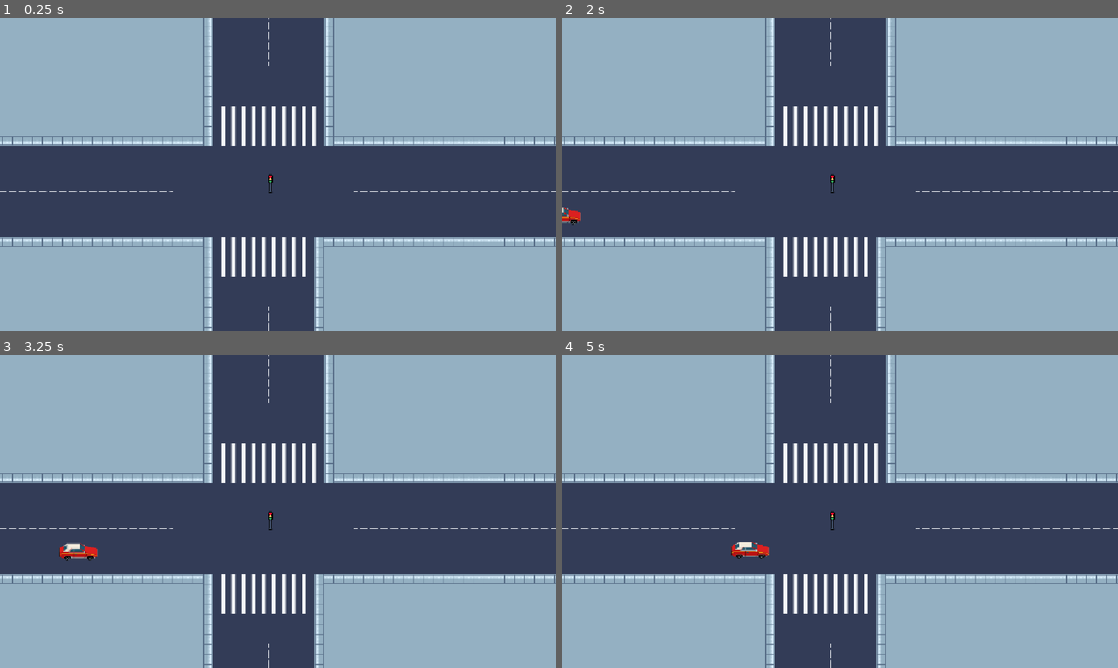
Above: before the commit, frames 1-4 (two rows, left to right).
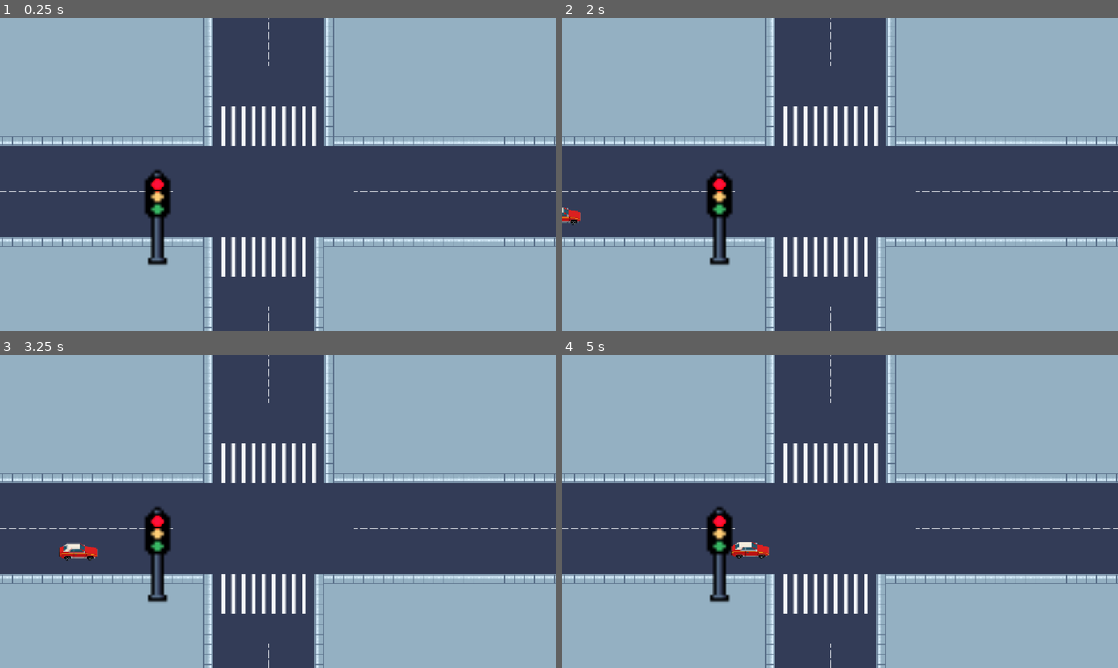
Above: after the commit, the same moments.

Repository: lafgo-fc/game-jam-repoooo
Game: Godot game, scene res://scne/test_one.tscn
Same seed, same stepped clock (60 frames per second), same inputs: the game is played once before the commit and once after it.
Inputs:
- Up to frame 1 (0.25 s): no input
- Up to frame 2 (2 s): tap Enter (ui_accept) at 0.5, 0.77, 1.25, 1.52 s; hold Right (ui_right) from 0.53 s (still down); tap F (traffic control) at 0.6, 1.35 s
- Up to frame 3 (3.25 s): release Right (ui_right) at 2.03 s; hold Left (ui_left) 2.03-2.78 s; tap F (traffic control) at 2.1, 2.85 s; hold Right (ui_right) from 2.78 s (still down); tap Enter (ui_accept) at 3.02 s
- Up to frame 4 (5 s): tap F (traffic control) at 3.6, 4.35 s; tap Enter (ui_accept) at 3.77, 4.52 s; release Right (ui_right) at 4.28 s; hold Left (ui_left) from 4.28 s (still down)

The runs differ from the first frame. In frame 1, 1.1% of the frame differs, in the area x 25-50%, y 48-79%; in frame 2, 1.1%; in frame 3, 1.1%; in frame 4, 1.1%.

Commit message:
added light changes

Diff:
--- a/scne/scripts/traffic.gd
+++ b/scne/scripts/traffic.gd
@@ -1,4 +1,6 @@
 extends CharacterBody2D
+@onready var red_light = $red
+@onready var green_light = $green
 var light : String = "red"
 
 func _process(delta: float) -> void:
@@ -12,6 +14,8 @@
 
 func _light_color() -> void:
 	if light == "red":
-		print("red")
+		red_light.show()
+		green_light.hide()
 	elif light == "green":
-		print("green")
+		green_light.show()
+		red_light.hide()
--- a/scne/test_one.tscn
+++ b/scne/test_one.tscn
@@ -629,7 +629,8 @@
 
 [node name="TrafficLighttt" parent="." unique_id=24907968 instance=ExtResource("3_fsm8h")]
 visibility_layer = 513
-position = Vector2(-61, 12)
+position = Vector2(-209, 5.999998)
+scale = Vector2(5, 5)
 
 [node name="spawnr thing" parent="." unique_id=1807773249 node_paths=PackedStringArray("stop_point", "cross_point", "exit_point", "fuckoff") instance=ExtResource("4_f5p5n")]
 position = Vector2(-708, 84)
--- a/scne/traffic_lighttt.tscn
+++ b/scne/traffic_lighttt.tscn
@@ -30,6 +30,13 @@
 fill = 1
 fill_from = Vector2(0.5, 0.5)
 
+[sub_resource type="Gradient" id="Gradient_ad1rp"]
+
+[sub_resource type="GradientTexture2D" id="GradientTexture2D_454ae"]
+gradient = SubResource("Gradient_ad1rp")
+fill = 1
+fill_from = Vector2(0.5, 0.5)
+
 [node name="TrafficLighttt" type="CharacterBody2D" unique_id=24907968]
 script = ExtResource("1_0o7pd")
 
@@ -41,9 +48,16 @@
 [node name="AnimatedSprite2D" type="AnimatedSprite2D" parent="." unique_id=1375415450]
 sprite_frames = SubResource("SpriteFrames_s7rlf")
 
-[node name="PointLight2D" type="PointLight2D" parent="." unique_id=1624427706]
+[node name="red" type="PointLight2D" parent="." unique_id=1624427706]
 position = Vector2(-8, 5)
 scale = Vector2(0.070312545, 0.07812501)
 color = Color(1, 0, 0, 1)
 energy = 9.97
 texture = SubResource("GradientTexture2D_74c84")
+
+[node name="green" type="PointLight2D" parent="." unique_id=1808266612]
+position = Vector2(-8, 13)
+scale = Vector2(0.07812507, 0.07421878)
+color = Color(0.019607844, 1, 0, 1)
+energy = 3.84
+texture = SubResource("GradientTexture2D_454ae")
